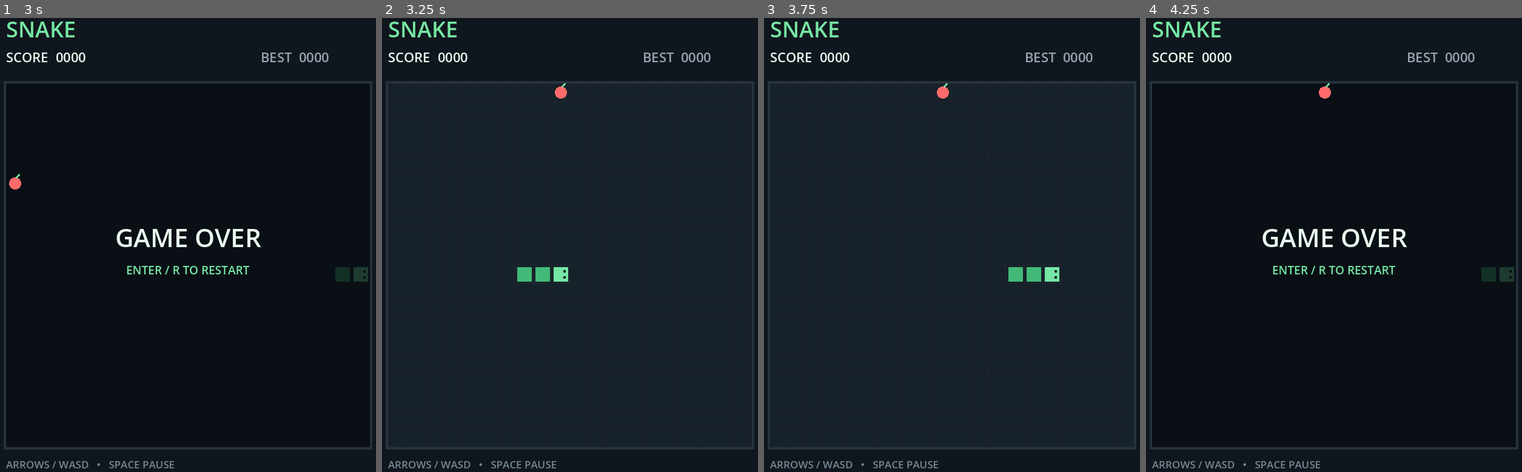
Above: before the commit, frames 1-4 (left to right).
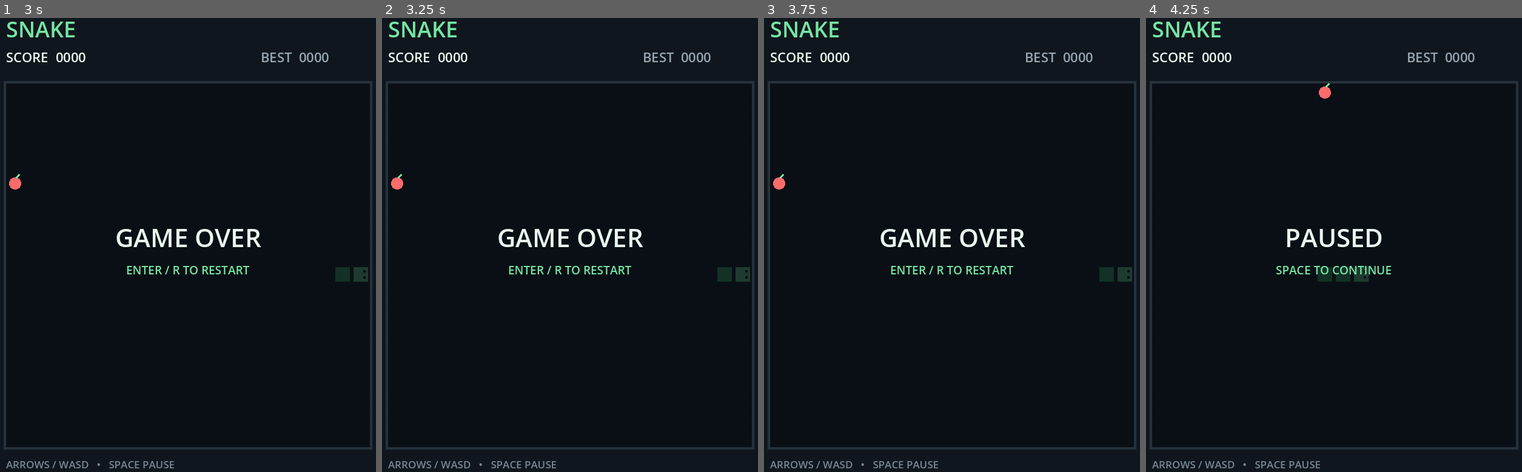
Above: after the commit, the same moments.

Repository: 1iuke/snake
Game: Godot game, scene res://main.tscn
Two runs of this game, one before a commit and one after it. Both use one fixed random seed, a clock stepped at 60 frames per second and the inputs below.
Inputs:
- Up to frame 1 (3 s): tap Enter (restart_game, bound only after the commit) at 0.5, 1.25, 2 s; hold D (move_right, bound only after the commit) 0.53-1.28 s; tap P at 0.6, 2.3, 2.85 s; tap Keypad Enter at 0.8, 1.35 s; hold S (move_down, bound only after the commit) 1.28-2.03 s; tap R at 1.55, 2.1 s; hold D (move_right, bound only after the commit) 2.03-2.78 s; hold W (move_up, bound only after the commit) from 2.78 s (still down)
- Up to frame 2 (3.25 s): keep holding W (move_up, bound only after the commit); tap Keypad Enter at 3.05 s
- Up to frame 3 (3.75 s): release W (move_up, bound only after the commit) at 3.53 s; hold A (move_left, bound only after the commit) from 3.53 s (still down); tap Keypad Enter at 3.6 s
- Up to frame 4 (4.25 s): keep holding A (move_left, bound only after the commit); tap R at 3.8 s; tap Space (pause_game, bound only after the commit) at 4.15 s

Frame 1 is identical in both runs. In frame 2, 1.5% of the frame differs, in the area x 2-99%, y 14-95%; in frame 3, 1.6%; in frame 4, 1.7%, in the area x 30-98%, y 46-59%.

Commit message:
Lesson6: 让游戏理解“动作”，而不是按键

Diff:
--- a/main.gd
+++ b/main.gd
@@ -48,28 +48,22 @@
 
 
 
-func _unhandled_key_input(event: InputEvent) -> void:
-	if not event is InputEventKey:
-		return
-	var key_event := event as InputEventKey
-	if not key_event.pressed or key_event.echo:
-		return
-	match key_event.keycode:
-		KEY_UP, KEY_W:
-			queue_direction(Vector2i.UP)
-		KEY_DOWN, KEY_S:
-			queue_direction(Vector2i.DOWN)
-		KEY_LEFT, KEY_A:
-			queue_direction(Vector2i.LEFT)
-		KEY_RIGHT, KEY_D:
-			queue_direction(Vector2i.RIGHT)
-		KEY_P, KEY_SPACE:
-			if not game_over:
-				paused = not paused
-				queue_redraw()
-		KEY_ENTER, KEY_KP_ENTER, KEY_R:
-			if game_over:
-				new_game()
+func _unhandled_input(event: InputEvent) -> void:
+	if event.is_action_pressed("move_up"):
+		queue_direction(Vector2i.UP)
+	elif event.is_action_pressed("move_down"):
+		queue_direction(Vector2i.DOWN)
+	elif event.is_action_pressed("move_left"):
+		queue_direction(Vector2i.LEFT)
+	elif event.is_action_pressed("move_right"):
+		queue_direction(Vector2i.RIGHT)
+	elif event.is_action_pressed("pause_game"):
+		if not game_over:
+			paused = not paused
+			queue_redraw()
+	elif event.is_action_pressed("restart_game"):
+		if game_over:
+			new_game()
 
 
 func queue_direction(next_direction: Vector2i) -> void:
--- a/project.godot
+++ b/project.godot
@@ -29,6 +29,46 @@
 
 enabled=PackedStringArray("res://addons/markdown_previewer/plugin.cfg")
 
+[input]
+
+move_up={
+"deadzone": 0.2,
+"events": [Object(InputEventKey,"resource_local_to_scene":false,"resource_name":"","device":-1,"window_id":0,"alt_pressed":false,"shift_pressed":false,"ctrl_pressed":false,"meta_pressed":false,"pressed":false,"keycode":0,"physical_keycode":87,"key_label":0,"unicode":119,"location":0,"echo":false,"script":null)
+, Object(InputEventKey,"resource_local_to_scene":false,"resource_name":"","device":-1,"window_id":0,"alt_pressed":false,"shift_pressed":false,"ctrl_pressed":false,"meta_pressed":false,"pressed":false,"keycode":0,"physical_keycode":4194320,"key_label":0,"unicode":0,"location":0,"echo":false,"script":null)
+]
+}
+move_down={
+"deadzone": 0.2,
+"events": [Object(InputEventKey,"resource_local_to_scene":false,"resource_name":"","device":-1,"window_id":0,"alt_pressed":false,"shift_pressed":false,"ctrl_pressed":false,"meta_pressed":false,"pressed":false,"keycode":0,"physical_keycode":83,"key_label":0,"unicode":115,"location":0,"echo":false,"script":null)
+, Object(InputEventKey,"resource_local_to_scene":false,"resource_name":"","device":-1,"window_id":0,"alt_pressed":false,"shift_pressed":false,"ctrl_pressed":false,"meta_pressed":false,"pressed":false,"keycode":0,"physical_keycode":4194322,"key_label":0,"unicode":0,"location":0,"echo":false,"script":null)
+]
+}
+move_left={
+"deadzone": 0.2,
+"events": [Object(InputEventKey,"resource_local_to_scene":false,"resource_name":"","device":-1,"window_id":0,"alt_pressed":false,"shift_pressed":false,"ctrl_pressed":false,"meta_pressed":false,"pressed":false,"keycode":0,"physical_keycode":65,"key_label":0,"unicode":97,"location":0,"echo":false,"script":null)
+, Object(InputEventKey,"resource_local_to_scene":false,"resource_name":"","device":-1,"window_id":0,"alt_pressed":false,"shift_pressed":false,"ctrl_pressed":false,"meta_pressed":false,"pressed":false,"keycode":0,"physical_keycode":4194319,"key_label":0,"unicode":0,"location":0,"echo":false,"script":null)
+]
+}
+move_right={
+"deadzone": 0.2,
+"events": [Object(InputEventKey,"resource_local_to_scene":false,"resource_name":"","device":-1,"window_id":0,"alt_pressed":false,"shift_pressed":false,"ctrl_pressed":false,"meta_pressed":false,"pressed":false,"keycode":0,"physical_keycode":68,"key_label":0,"unicode":100,"location":0,"echo":false,"script":null)
+, Object(InputEventKey,"resource_local_to_scene":false,"resource_name":"","device":-1,"window_id":0,"alt_pressed":false,"shift_pressed":false,"ctrl_pressed":false,"meta_pressed":false,"pressed":false,"keycode":0,"physical_keycode":4194321,"key_label":0,"unicode":0,"location":0,"echo":false,"script":null)
+]
+}
+pause_game={
+"deadzone": 0.2,
+"events": [Object(InputEventKey,"resource_local_to_scene":false,"resource_name":"","device":-1,"window_id":0,"alt_pressed":false,"shift_pressed":false,"ctrl_pressed":false,"meta_pressed":false,"pressed":false,"keycode":0,"physical_keycode":32,"key_label":0,"unicode":32,"location":0,"echo":false,"script":null)
+, Object(InputEventKey,"resource_local_to_scene":false,"resource_name":"","device":-1,"window_id":0,"alt_pressed":false,"shift_pressed":false,"ctrl_pressed":false,"meta_pressed":false,"pressed":false,"keycode":0,"physical_keycode":80,"key_label":0,"unicode":112,"location":0,"echo":false,"script":null)
+, Object(InputEventKey,"resource_local_to_scene":false,"resource_name":"","device":-1,"window_id":0,"alt_pressed":false,"shift_pressed":false,"ctrl_pressed":false,"meta_pressed":false,"pressed":false,"keycode":0,"physical_keycode":4194305,"key_label":0,"unicode":0,"location":0,"echo":false,"script":null)
+]
+}
+restart_game={
+"deadzone": 0.2,
+"events": [Object(InputEventKey,"resource_local_to_scene":false,"resource_name":"","device":-1,"window_id":0,"alt_pressed":false,"shift_pressed":false,"ctrl_pressed":false,"meta_pressed":false,"pressed":false,"keycode":0,"physical_keycode":4194309,"key_label":0,"unicode":0,"location":0,"echo":false,"script":null)
+, Object(InputEventKey,"resource_local_to_scene":false,"resource_name":"","device":-1,"window_id":0,"alt_pressed":false,"shift_pressed":false,"ctrl_pressed":false,"meta_pressed":false,"pressed":false,"keycode":0,"physical_keycode":82,"key_label":0,"unicode":114,"location":0,"echo":false,"script":null)
+]
+}
+
 [physics]
 
 3d/physics_engine="Jolt Physics"
Not shown, changed: RESOURCES.md
Not shown, added: lessons/0006-input-map.html
